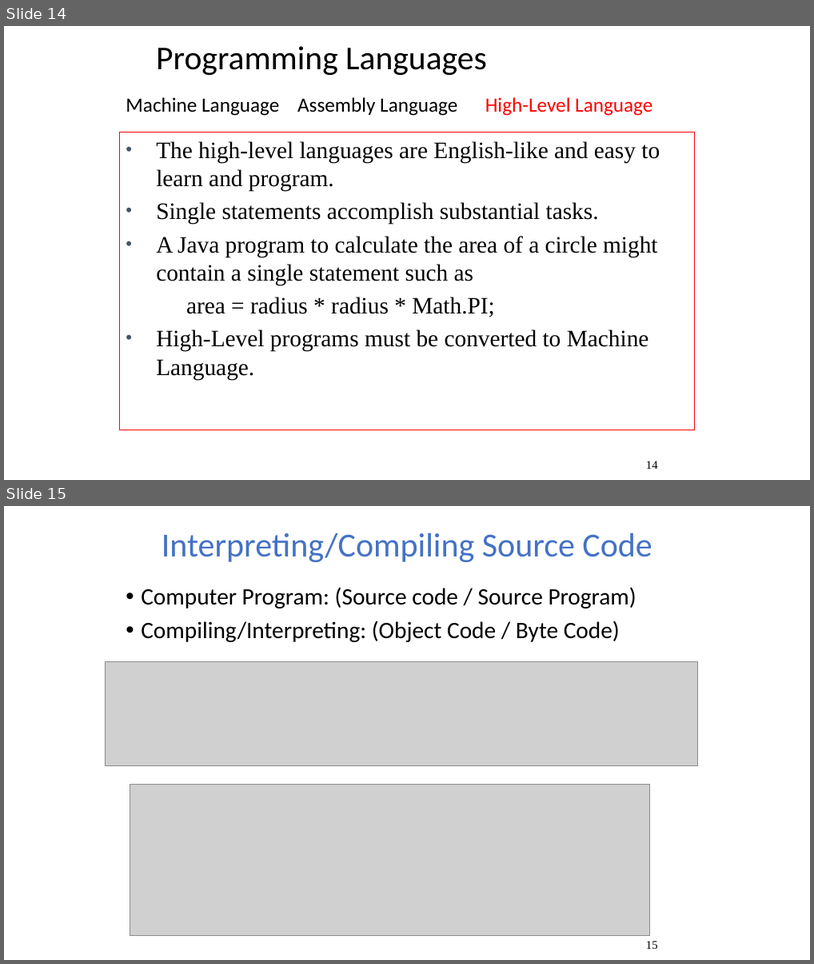
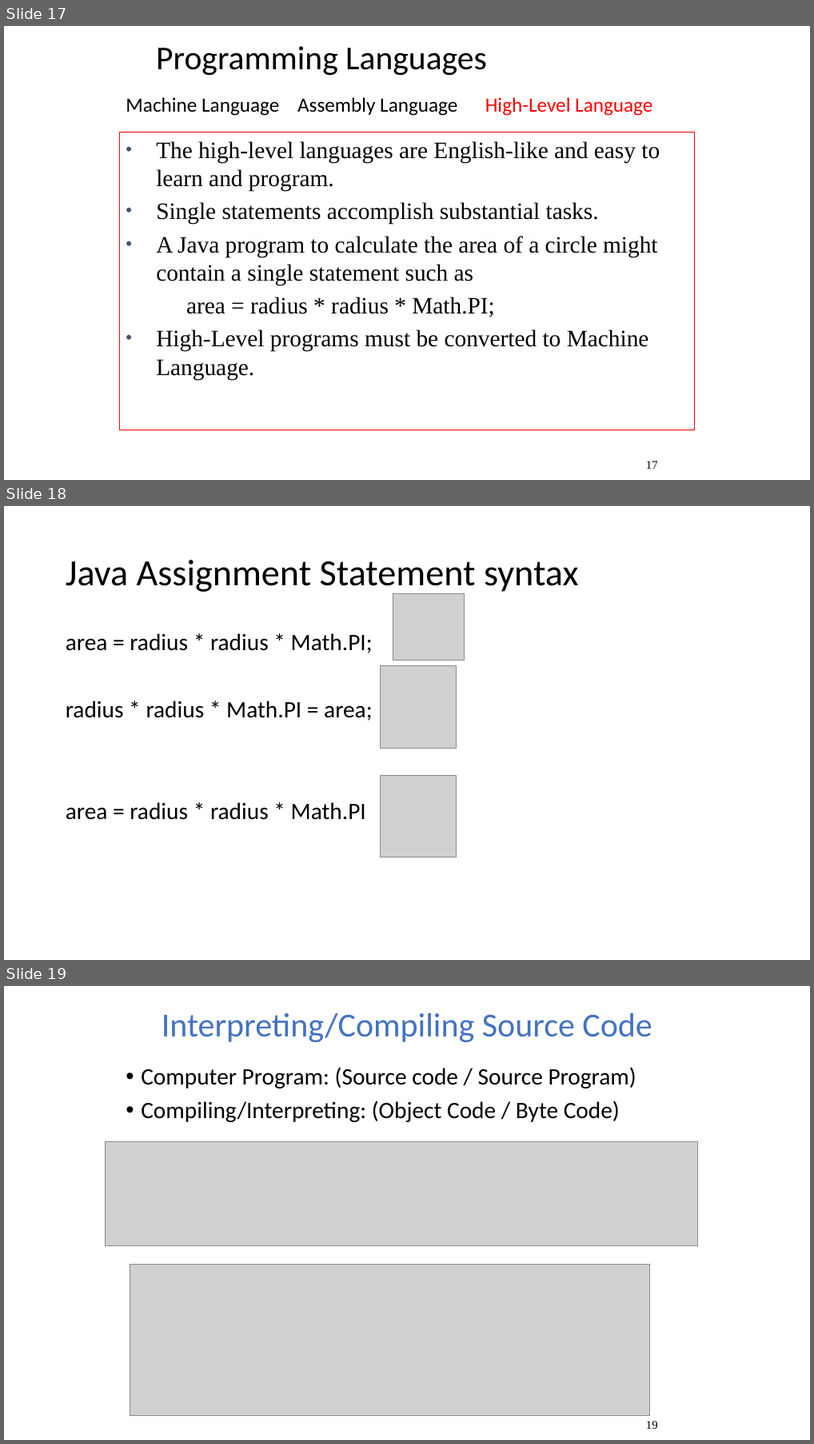
Before and after one commit to bzartoshty/bzartoshty.github.io, a slide deck: COMP110/Lectures/Chapter1/Chapter01.pptx. Shown one above the other, each under a label of ours: slides 14 and 15 before the commit, slides 17, 18 and 19 after it. The pictures are 814x964 and 814x1444 pixels, drawn with LibreOffice and Linux fonts; fonts in the diff are those of the drawing; grey boxes stand for pictures. Boxes give left, top, right and bottom in pixels: in the first picture for what was removed or moved away, otherwise in the second. Text is boxed around its words. In the diff, an @@ line names an element or a change of style, - is before the commit and + after.

```diff
--- a/COMP110/Lectures/Chapter1/Chapter01.pptx
+++ b/COMP110/Lectures/Chapter1/Chapter01.pptx
@@ slide 18 added at (4,506,810,960), background #FFFFFF @@
@@ title added at (66,560,579,595), 44 pt, text #000000 @@
+Java Assignment Statement syntax
@@ picture added at (393,594,465,660) @@
@@ text added at (66,633,373,820), 28 pt, text #000000 @@
+area = radius * radius * Math.PI;
+radius * radius * Math.PI = area;
+area = radius * radius * Math.PI
@@ picture added at (380,666,456,748) @@
@@ picture added at (380,775,456,857) @@
@@ what was slide 14 is now slide 17 @@
@@ page number at (646,460,658,468): text changed @@
-14
+17
@@ what was slide 15 is now slide 19 @@
@@ page number at (646,1420,658,1428): text changed @@
-15
+19
```
Also in this commit, not shown: 3 other slides added, 1 other file.
